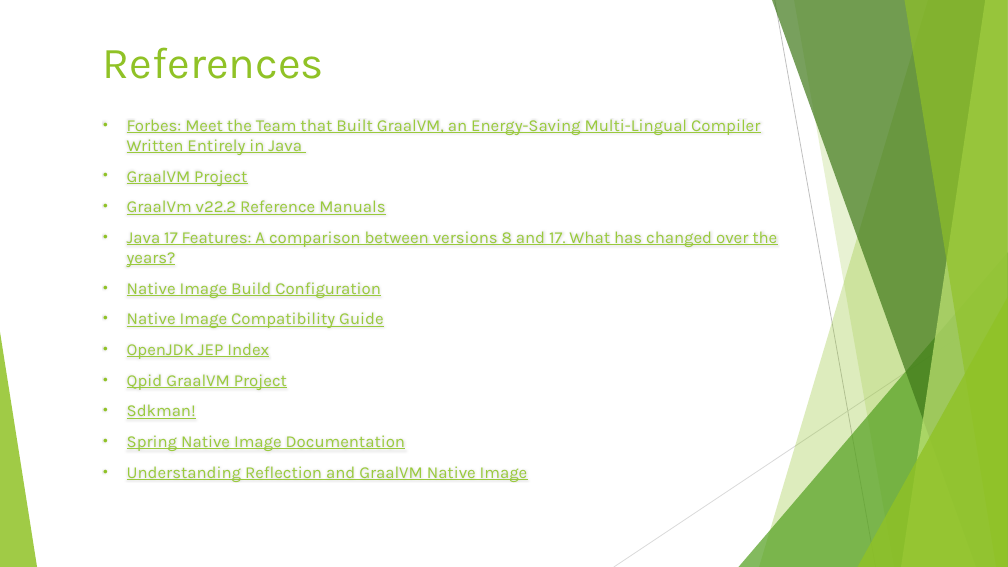
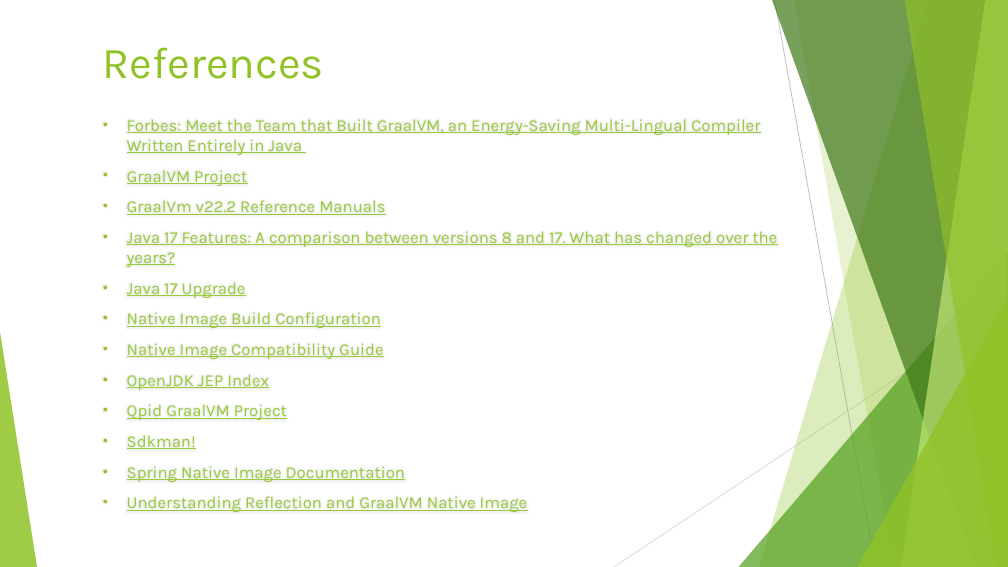
Before and after one commit to Rohan427/Qpid4Graal, a slide deck: slide 33 of doc/reference/GraalVm _Upgrade.pptx. Drawn at 1008x567 pixels with LibreOffice and Linux fonts; fonts in the diff are those of the drawing. Boxes give left, top, right and bottom in pixels: in the first picture for what was removed or moved away, otherwise in the second. Text is boxed around its words. In the diff, an @@ line names an element or a change of style, - is before the commit and + after.

Commit message:
Java 17 Upgrade PPT v2

```diff
--- a/doc/reference/GraalVm _Upgrade.pptx
+++ b/doc/reference/GraalVm _Upgrade.pptx
@@ text at box(127, 282, 246, 298): paragraph added @@
+• Java 17 Upgrade
```
Also in this commit, not shown: 1 other slide changed, 1 other file.
